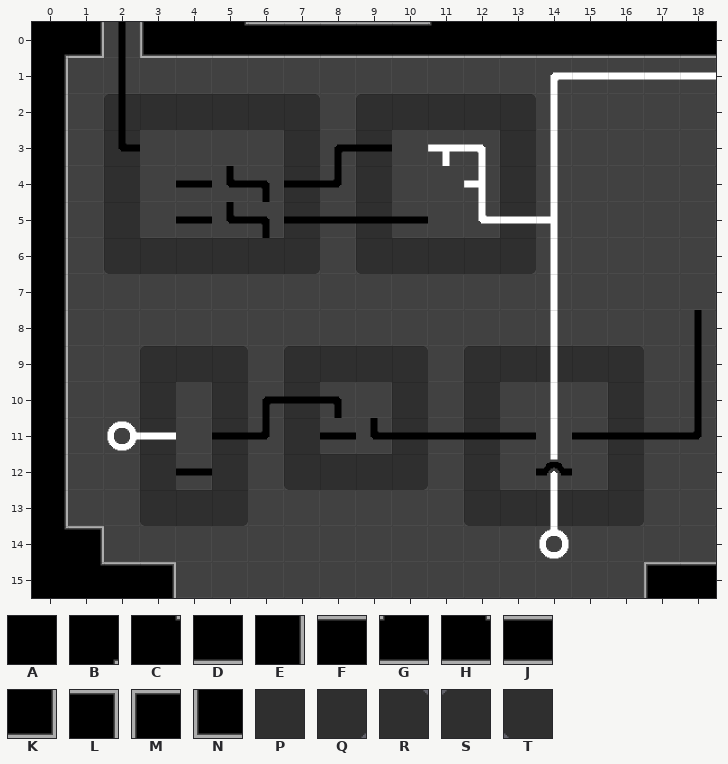
Tiled map -- tiled-assets/map.tmx. The picture above was drawn from the file before the commit.
Cells are 64x64 px. Shown: x 0..18, y 0..15.
Key: from "Background": A 0, B 1, C 2, D 7, E 8, F 9, G 11, H 15, J 20, K 21, L 22, M 23, N 24, P 34, Q 35, R 36, S 37, T 38.
_ is an empty cell.
Layers that did not change in this view are not listed.
Layer "Stage" before, first column x 0:
 0 BK_NDHJJJJJGDDDDDDD
 1 E__________________
 2 E_SPPPPR_SPPPR_____
 3 E_P____P_P___P_____
 4 E_P____P_P___P_____
 5 E_P____P_P___P_____
 6 E_TPPPPQ_TPPPQ_____
 7 E__________________
 8 E__________________
 9 E__SPR_SPPR_SPPPR__
10 E__P_P_P__P_P___P__
11 E__P_P_P__P_P___P__
12 E__P_P_TPPQ_P___P__
13 E__TPQ______TPPPQ__
14 CL_________________
15 ACFL_____________MF
After the commit:
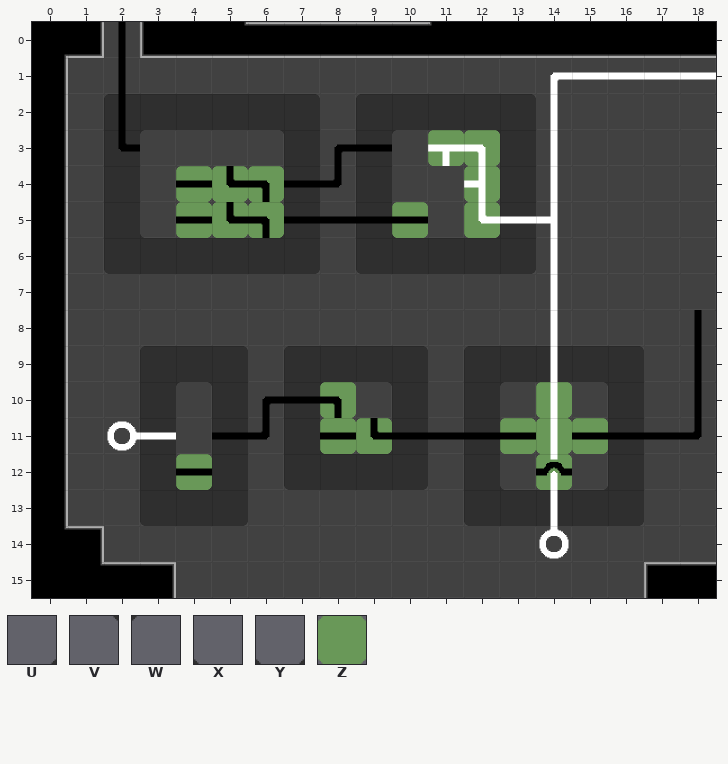
Further tiles: from "Background": U 48, V 49, W 50, X 51, Y 55; from "blocks": Z 97.
Tiles of an added or newly shown layer are drawn over the layers below it.
Difference:
Changed rows in their new state; . is an unchanged cell.
Layer "Stage":
first column x 6:
 3 ......V
 5 U...X.U
first column x 4:
10 ....W.
11 ....XU
12 Y.....
Layer "Blocks" (now shown):
first column x 4:
 3 .......ZZ
 4 ZZZ.....Z
 5 ZZZ...Z.Z
first column x 4:
10 ....Z.....Z.
11 ....ZZ...ZZZ
12 Z.........Z.
